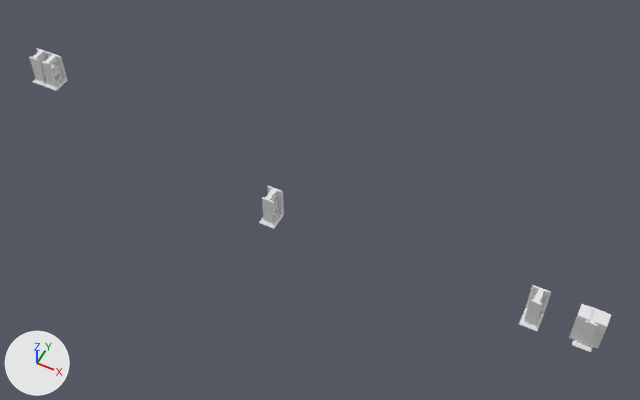
The Blender file Models/GroupD/Factory Kit/Factory Interior/Level Assets/Support Beams/FI-040 SupportBeam_Wall_Base.blend: old version first, new version second.
Rendered twice from a camera (50 mm lens) standing at (17.4, -29.2, 38.9) and looking at (2.0, 1.7, 0.3). The axes (+X, +Y, +Z) are drawn at lower left. The lights are the same throughout.

Objects in the first picture: 'Cube.001', 'Cube.033', 'FI-040-SupportBeam_Wall_Base.001', 'FI-040-SupportBeam_Wall_Base_OLD', 'Prototype1', 'Prototype2'.
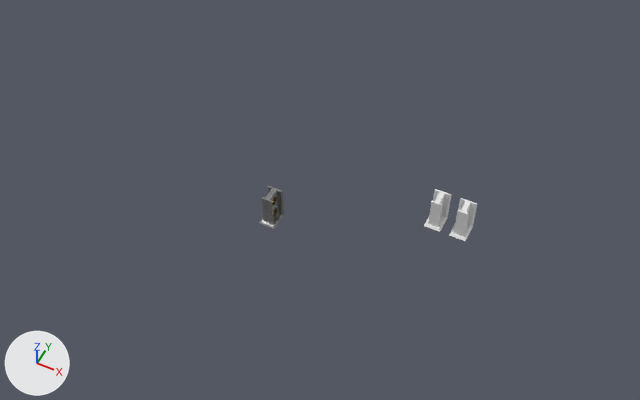
The change, as a diff of the scene's bpy script:
```diff
--- a/Models/GroupD/Factory Kit/Factory Interior/Level Assets/Support Beams/FI-040 SupportBeam_Wall_Base.blend.py
+++ b/Models/GroupD/Factory Kit/Factory Interior/Level Assets/Support Beams/FI-040 SupportBeam_Wall_Base.blend.py
@@ mat_supportbeam_wallbase @@
+mat_supportbeam_wallbase = bpy.data.materials.new('SupportBeam_wallbase')
+# uses the picture img_sbwb_normal_001
+# uses the picture img_supportbeam_texture5_png
@@ me_cylinder_001 @@
 # used by ob_fi_040_supportbeam_wall_base_001; location = (0.0, 0.0, 0.0); rotation_euler = (1.571, 1.571, 0.0), in degrees (90, 90, 0); scale = (0.0289, 0.025, 0.01)
-me_cylinder_001.from_pydata(...)  # 902 vertices, 771 faces; spans x -69.3..0.0, y -20.0..20.0, z 0.0..120.0
+me_cylinder_001.from_pydata(...)  # 1462 vertices, 1376 faces; spans x -69.3..0.0, y -20.0..20.0, z 0.0..120.0
+# me_cylinder_001 part 1: 8 vertices moved from x -69.3..-10.0, y -12.0..12.0, z 50.0..100.0 to x -69.3..-10.0, y -11.8..11.8, z 50.0..90.1; 17 vertices removed from x -52.8..-3.5, y -12.0..12.0, z 10.0..100.0; 577 vertices added at x -69.3..0.0, y -20.0..20.0, z 0.0..120.0
+# me_cylinder_001 part 2: 574 faces spanning x -62.3..-6.9, y -8.1..8.1, z 20.3..80.3 switch from no material to mat_supportbeam_wallbase
@@ ob_cylinder_020 @@
-ob_cylinder_020 = bpy.data.objects.new('Cylinder.020', me_cylinder_025)
@@ ob_cylinder_019 @@
-ob_cylinder_019 = bpy.data.objects.new('Cylinder.019', me_cylinder_026)
@@ ob_cube_033 @@
-ob_cube_033 = bpy.data.objects.new('Cube.033', me_cube_007)
@@ ob_cube_001 @@
-ob_cube_001 = bpy.data.objects.new('Cube.001', me_cube_008)
@@ ob_prototype1 @@
-ob_prototype1 = bpy.data.objects.new('Prototype1', me_cube_005)
@@ ob_prototype2 @@
 ob_prototype2 = bpy.data.objects.new('Prototype2', me_cube_001)
-ob_prototype2.location = (-18.5, 3.4, 0.0)
+ob_prototype2.location = (10.08, 3.4, 0.0)
 ob_prototype2.scale = (0.5, 0.6, 1.0)
@@ ob_fi_040_supportbeam_wall_base_old @@
 ob_fi_040_supportbeam_wall_base_old = bpy.data.objects.new('FI-040-SupportBeam_Wall_Base_OLD', me_cube_039)
-ob_fi_040_supportbeam_wall_base_old.location = (15.5, 0.0, 0.0)
+ob_fi_040_supportbeam_wall_base_old.location = (8.54, 4.0, 0.0)
 ob_fi_040_supportbeam_wall_base_old.rotation_euler = (0.0, 0.0, -1.571)  # degrees (0, 0, -90)
@@ ob_fi_039_supportbeam_wall_035 @@
+ob_fi_039_supportbeam_wall_035 = bpy.data.objects.new('FI-039-SupportBeam_Wall.035', me_cylinder_049)  # a 6-sided cylinder along z spanning x -59.32..-57.59, y 13.0..15.0, z 9.0..11.0
+ob_fi_039_supportbeam_wall_035.location = (10.08, 4.0, 0.0)
+ob_fi_039_supportbeam_wall_035.rotation_euler = (1.571, 1.571, 0.0)  # degrees (90, 90, 0)
+ob_fi_039_supportbeam_wall_035.scale = (0.0289, 0.025, 0.01)
@@ ob_fi_039_supportbeam_wall_033 @@
+ob_fi_039_supportbeam_wall_033 = bpy.data.objects.new('FI-039-SupportBeam_Wall.033', me_cylinder_047)  # a 6-sided cylinder along z spanning x -45.47..-43.73, y 13.0..15.0, z 9.0..11.0
+ob_fi_039_supportbeam_wall_033.location = (10.08, 4.0, 0.0)
+ob_fi_039_supportbeam_wall_033.rotation_euler = (1.571, 1.571, 0.0)  # degrees (90, 90, 0)
+ob_fi_039_supportbeam_wall_033.scale = (0.0289, 0.025, 0.01)
@@ ob_fi_039_supportbeam_wall_030 @@
+ob_fi_039_supportbeam_wall_030 = bpy.data.objects.new('FI-039-SupportBeam_Wall.030', me_cylinder_044)  # a 6-sided cylinder along z spanning x -24.68..-22.95, y 13.0..15.0, z 9.0..11.0
+ob_fi_039_supportbeam_wall_030.location = (10.08, 4.0, 0.0)
+ob_fi_039_supportbeam_wall_030.rotation_euler = (1.571, 1.571, 0.0)  # degrees (90, 90, 0)
+ob_fi_039_supportbeam_wall_030.scale = (0.0289, 0.025, 0.01)
@@ ob_fi_039_supportbeam_wall_029 @@
+ob_fi_039_supportbeam_wall_029 = bpy.data.objects.new('FI-039-SupportBeam_Wall.029', me_cylinder_043)  # a 6-sided cylinder along z spanning x -17.75..-16.02, y 13.0..15.0, z 9.0..11.0
+ob_fi_039_supportbeam_wall_029.location = (10.08, 4.0, 0.0)
+ob_fi_039_supportbeam_wall_029.rotation_euler = (1.571, 1.571, 0.0)  # degrees (90, 90, 0)
+ob_fi_039_supportbeam_wall_029.scale = (0.0289, 0.025, 0.01)
@@ ob_fi_039_supportbeam_wall_026 @@
+ob_fi_039_supportbeam_wall_026 = bpy.data.objects.new('FI-039-SupportBeam_Wall.026', me_cylinder_040)  # a 6-sided cylinder along z spanning x -59.32..-57.59, y -15.0..-13.0, z 9.0..11.0
+ob_fi_039_supportbeam_wall_026.location = (10.08, 4.0, 0.0)
+ob_fi_039_supportbeam_wall_026.rotation_euler = (1.571, 1.571, 0.0)  # degrees (90, 90, 0)
+ob_fi_039_supportbeam_wall_026.scale = (0.0289, 0.025, 0.01)
```

Where the change shows, as pixel boxes (x1, y1, x2, y2) in the pictures (640 x 400 px):
'FI-040-SupportBeam_Wall_Base_OLD', moved: before (519, 285, 551, 331); after (424, 189, 451, 232)
'Prototype2', moved: before (42, 52, 67, 91); after (449, 198, 477, 241)
'Cube.033', deleted: before (569, 304, 611, 349)
'Cube.001', deleted: before (572, 305, 604, 352)
'Prototype1', deleted: before (29, 48, 50, 86)
part 1 of me_cylinder_001, built on: before (262, 187, 282, 226); after (259, 185, 284, 228)
part 2 of me_cylinder_001, recoloured: (272, 196, 277, 217) in both
